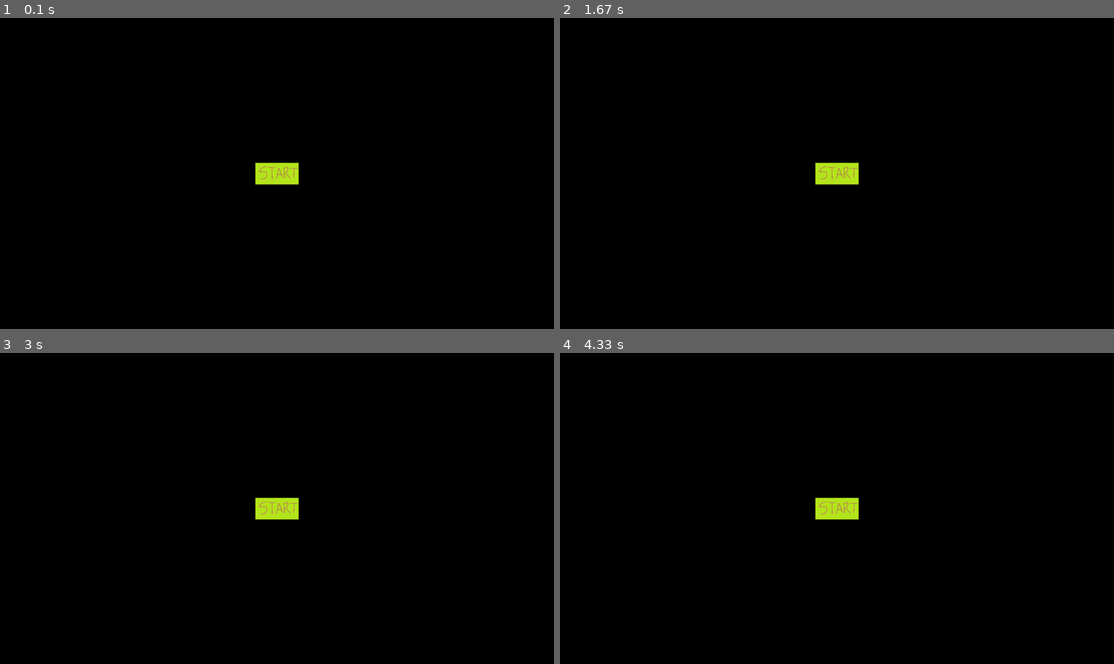
Above: before the commit, frames 1-4 (two rows, left to right).
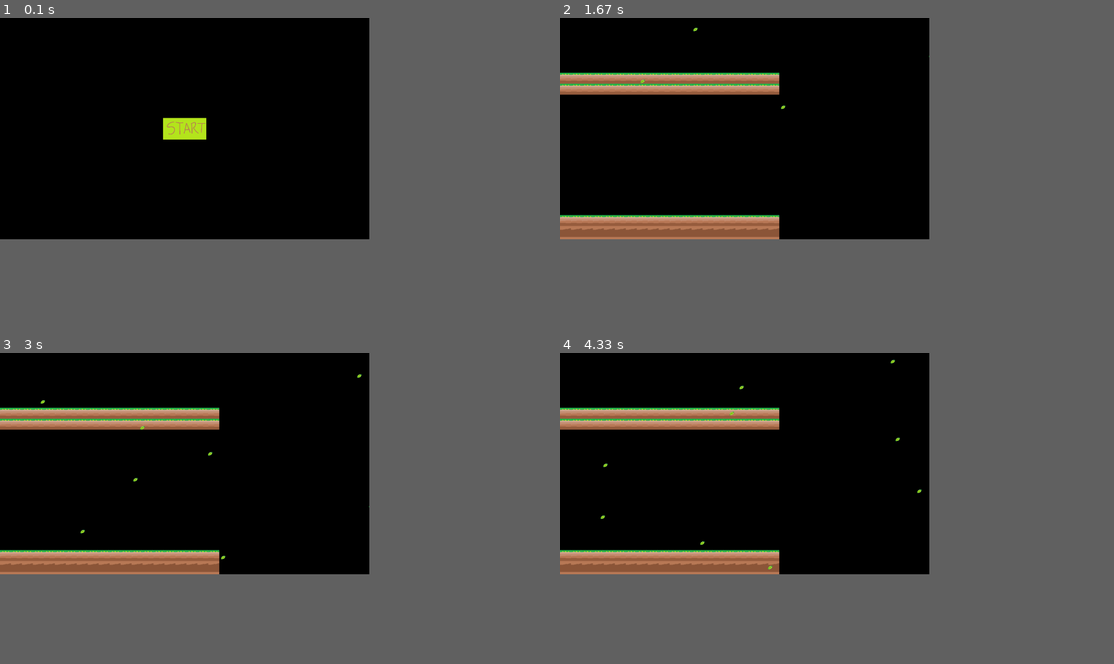
Above: after the commit, the same moments.

Repository: Miyuru-Shalitha/pygame-environment
Game: pygame game, started from main.py
Two runs of this game, one before a commit and one after it. Both use one fixed random seed, a clock stepped at 60 frames per second and the inputs below.
Inputs (mouse positions are in pixels of both pictures, inside the frame that each line leads up to):
- Up to frame 1 (0.1 s): no input
- Up to frame 2 (1.67 s): press the mouse at (742, 129) at 0.37 s; move the mouse to (687, 111) at 0.47 s; release the mouse at (632, 95) at 0.6 s
- Up to frame 3 (3 s): no input
- Up to frame 4 (4.33 s): no input
In our replay, the window is 900x506 before the commit and 600x360 after it. These sizes can differ from the game's own. Grey fills any space a smaller window leaves; there, only what the larger window draws over its background counts as a difference.

The runs differ from the first frame. In frame 1, 1.1% of the frame differs, in the area x 29-54%, y 32-54%; in frame 2, 6.5%; in frame 3, 6.6%; in frame 4, 6.6%, in the area x 0-66%, y 2-72%.

Commit message:
Add falling leaves

Diff:
--- a/config.py
+++ b/config.py
@@ -1,6 +1,6 @@
 FPS = 60
-SCREEN_SIZE = (1920, 1080)
-# SCREEN_SIZE = (1280, 768)
+# SCREEN_SIZE = (1920, 1080)
+SCREEN_SIZE = (1280, 768)
 # SCREEN_SIZE = (640, 360)
 TILE_SIZE = (SCREEN_SIZE[1] // 20, SCREEN_SIZE[1] // 20)
 
--- a/game.py
+++ b/game.py
@@ -1,10 +1,12 @@
 import sys
+import random
 import pygame
 from pygame.locals import QUIT, KEYDOWN, K_ESCAPE, MOUSEBUTTONDOWN, MOUSEBUTTONUP
 from config import *
 from button import Button
 from grass import Grass
 from dirt import Dirt
+from leaf import Leaf
 
 
 class Game:
@@ -66,8 +68,11 @@
         self.menu_running = False
         self.game_running = True
 
+        spawn_leaf_event = pygame.USEREVENT + 1
+
         outer_blocks = pygame.sprite.Group()
         inner_blocks = pygame.sprite.Group()
+        leaves = []
 
         with open("map.txt", "r") as map_file:
             data = map_file.read()
@@ -85,6 +90,8 @@
         all_sprites = pygame.sprite.Group()
         all_sprites.add(inner_blocks, outer_blocks)
 
+        pygame.time.set_timer(spawn_leaf_event, 300)
+
         while self.game_running:
             for event in pygame.event.get():
                 if event.type == QUIT:
@@ -97,11 +104,24 @@
                         self.game_running = False
                         self.show_menu()
 
+                if event.type == spawn_leaf_event:
+                    leaf = Leaf()
+                    leaves.append(leaf)
+
             self.screen.fill(BLACK)
 
             for entity in all_sprites:
                 entity.update()
                 self.screen.blit(entity.image, entity.rect)
 
+            print(len(leaves))
+
+            for leaf in leaves:
+                leaf.update()
+                self.screen.blit(leaf.image, leaf.rect)
+
+                if leaf.rect.y > SCREEN_SIZE[1]:
+                    leaves.remove(leaf)
+
             pygame.display.flip()
             self.clock.tick(FPS)
--- /dev/null
+++ b/leaf.py
@@ -0,0 +1,17 @@
+import random
+import pygame
+from config import *
+
+
+class Leaf(pygame.sprite.Sprite):
+    def __init__(self):
+        super().__init__()
+        self.image = pygame.image.load("images/leaf.png").convert()
+        self.image = pygame.transform.scale(self.image, (20, 20))
+        self.image.set_colorkey(WHITE)
+        self.rect = self.image.get_rect()
+        self.rect.x = random.randint(0, SCREEN_SIZE[0])
+        self.rect.y = 0
+
+    def update(self):
+        self.rect.y += 5
--- a/map.txt
+++ b/map.txt
@@ -1,4 +1,4 @@
-GGGGGGGGGGGGGGGGGGGG
+00000000000000000000
 00000000000000000000
 00000000000000000000
 00000000000000000000
Binary file added: images/leaf.png
